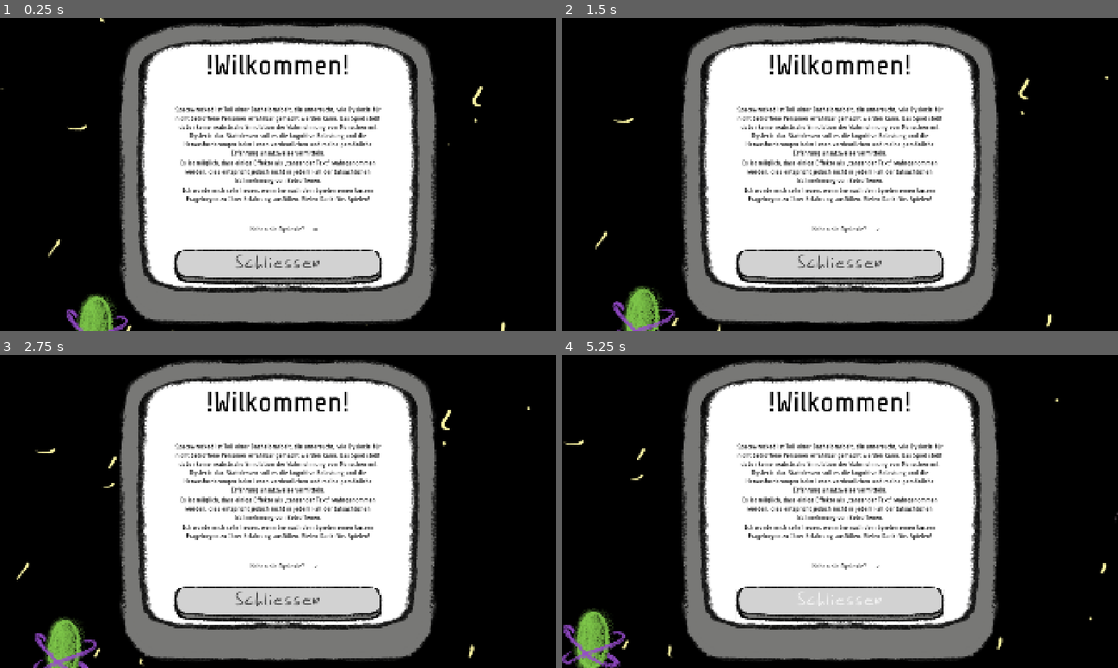
Above: before the commit, frames 1-4 (two rows, left to right).
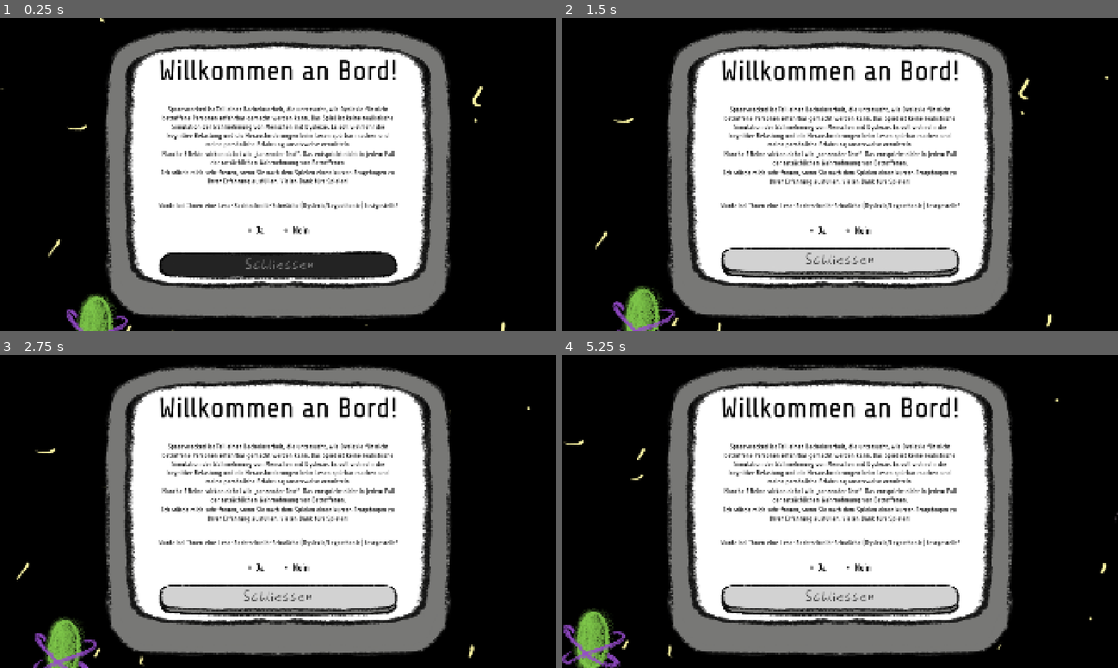
Above: after the commit, the same moments.

Repository: xxPigelxx/spacewrecked
Game: Godot game, scene res://Scenes/Menu/MainMenu.tscn
Two runs of this game, one before a commit and one after it. Both use one fixed random seed, a clock stepped at 60 frames per second and the inputs below. Sound files missing from this copy of the repository are replaced by a short silence.
Inputs (mouse positions are in pixels of both pictures, inside the frame that each line leads up to):
- Up to frame 1 (0.25 s): no input
- Up to frame 2 (1.5 s): click (878, 230) at 0.52 s; click (817, 230) at 1.25 s, where only the run after the commit has a clickable "Ja"
- Up to frame 3 (2.75 s): click (294, 567) at 2 s, where only the run after the commit has a clickable "Nein"
- Up to frame 4 (5.25 s): tap Enter at 2.75 s; move the mouse to (962, 495) at 2.77 s; hold Right (move_right) 2.78-3.5 s; tap F (flash_light) at 2.85 s; click (962, 495) at 2.92 s; drag from (728, 527) to (812, 574) at 3.52 s; move the mouse to (895, 442) at 4.27 s; hold Right (move_right) 4.28-5 s; hold Right mouse button (pour) 4.28-5 s; drag from (812, 574) to (673, 464) at 5.02 s

The runs differ from the first frame. In frame 1, 25% of the frame differs, in the area x 18-82%, y 1-99%; in frame 2, 24%; in frame 3, 24%; in frame 4, 24%.

Commit message:
Track participant dyslexia status separately
Refactor the startup popup's dyslexia question from a single checkbox to mandatory Yes/No buttons. The question must now be answered before the popup can be closed. Track the participant's actual dyslexia status separately from the dyslexia_enabled simulation setting, allowing distinction between the control group (non-dyslexic) and affected participants in results. Export the new `has_dyslexia` field to runs.csv. Also improve welcome text clarity and fix typo ('Wilkommen' → 'Willkommen').

Diff:
--- a/Scenes/Menu/MainMenu.tscn
+++ b/Scenes/Menu/MainMenu.tscn
@@ -13,6 +13,8 @@
 [sub_resource type="StyleBoxTexture" id="StyleBoxTexture_ykvod"]
 texture = ExtResource("3_8saeu")
 region_rect = Rect2(782, 1429, 484, 594)
+
+[sub_resource type="ButtonGroup" id="ButtonGroup_dysfr"]
 
 [node name="MainMenu" type="Control" unique_id=1567821724]
 layout_mode = 3
@@ -171,14 +173,14 @@
 
 [node name="VBoxContainer" type="VBoxContainer" parent="StartUpPopUp/PanelContainer/MarginContainer" unique_id=627972210]
 layout_mode = 2
-theme_override_constants/separation = 70
+theme_override_constants/separation = 50
 
 [node name="Header" type="RichTextLabel" parent="StartUpPopUp/PanelContainer/MarginContainer/VBoxContainer" unique_id=371925994]
 layout_mode = 2
 size_flags_vertical = 0
 theme_override_font_sizes/bold_font_size = 100
 bbcode_enabled = true
-text = "[b]!Wilkommen!
+text = "[b]Willkommen an Bord!
 "
 fit_content = true
 horizontal_alignment = 1
@@ -188,8 +190,8 @@
 layout_mode = 2
 theme_override_colors/default_color = Color(0, 0, 0, 1)
 theme_override_font_sizes/normal_font_size = 24
-text = "Spacewrecked ist Teil einer Bachelorarbeit, die untersucht, wie Dyslexie für nicht betroffene Personen erfahrbar gemacht werden kann. Das Spiel stellt dabei keine realistische Simulation der Wahrnehmung von Menschen mit Dyslexie dar. Stattdessen soll es die kognitive Belastung und die Herausforderungen beim Lesen verdeutlichen und meine persönliche Erfahrung ansatzweise vermitteln.
-Es ist möglich, dass einige Effekte als „tanzender Text“ wahrgenommen werden, dies entspricht jedoch nicht in jedem Fall der tatsächlichen Wahrnehmung von Betroffenen.
+text = "Spacewrecked ist Teil einer Bachelorarbeit, die untersucht, wie Dyslexie für nicht betroffene Personen erfahrbar gemacht werden kann. Das Spiel ist keine realistische Simulation der Wahrnehmung von Menschen mit Dyslexie. Es soll vielmehr die kognitive Belastung und die Herausforderungen beim Lesen spürbar machen und meine persönliche Erfahrung ansatzweise vermitteln.
+Manche Effekte wirken dabei wie „tanzender Text“. Das entspricht nicht in jedem Fall der tatsächlichen Wahrnehmung von Betroffenen.
 Ich würde mich sehr freuen, wenn Sie nach dem Spielen einen kurzen Fragebogen zu Ihrer Erfahrung ausfüllen. Vielen Dank fürs Spielen!"
 fit_content = true
 horizontal_alignment = 1
@@ -197,20 +199,41 @@
 [node name="Label" type="Label" parent="StartUpPopUp/PanelContainer/MarginContainer/VBoxContainer" unique_id=79943676]
 layout_mode = 2
 size_flags_horizontal = 4
-text = "Haben sie Dyslexie? "
-
-[node name="CheckBox" type="CheckBox" parent="StartUpPopUp/PanelContainer/MarginContainer/VBoxContainer/Label" unique_id=92209656]
-layout_mode = 0
-offset_left = 214.0
-offset_top = 3.5
-offset_right = 238.0
-offset_bottom = 27.5
+text = "Wurde bei Ihnen eine Lese-Rechtschreib-Schwäche (Dyslexie/Legasthenie) festgestellt?"
+
+[node name="DysFrage" type="HBoxContainer" parent="StartUpPopUp/PanelContainer/MarginContainer/VBoxContainer" unique_id=92209656]
+layout_mode = 2
+size_flags_horizontal = 4
+theme_override_constants/separation = 60
+
+[node name="JaBt" type="CheckBox" parent="StartUpPopUp/PanelContainer/MarginContainer/VBoxContainer/DysFrage" unique_id=922096561]
+layout_mode = 2
+theme_override_colors/font_color = Color(0, 0, 0, 1)
+theme_override_colors/font_pressed_color = Color(0, 0, 0, 1)
+theme_override_colors/font_hover_color = Color(0, 0, 0, 1)
+theme_override_colors/font_hover_pressed_color = Color(0, 0, 0, 1)
+theme_override_constants/h_separation = 15
+theme_override_font_sizes/font_size = 32
+button_group = SubResource("ButtonGroup_dysfr")
+text = "Ja"
+
+[node name="NeinBt" type="CheckBox" parent="StartUpPopUp/PanelContainer/MarginContainer/VBoxContainer/DysFrage" unique_id=922096562]
+layout_mode = 2
+theme_override_colors/font_color = Color(0, 0, 0, 1)
+theme_override_colors/font_pressed_color = Color(0, 0, 0, 1)
+theme_override_colors/font_hover_color = Color(0, 0, 0, 1)
+theme_override_colors/font_hover_pressed_color = Color(0, 0, 0, 1)
+theme_override_constants/h_separation = 15
+theme_override_font_sizes/font_size = 32
+button_group = SubResource("ButtonGroup_dysfr")
+text = "Nein"
 
 [node name="ClosePopUpBt" type="Button" parent="StartUpPopUp/PanelContainer/MarginContainer/VBoxContainer" unique_id=974581839]
 layout_mode = 2
 size_flags_vertical = 6
 theme = ExtResource("3_df05h")
-theme_override_font_sizes/font_size = 75
+theme_override_font_sizes/font_size = 60
+disabled = true
 text = "Schliessen"
 script = ExtResource("4_ghw46")
 
@@ -220,5 +243,6 @@
 [connection signal="pressed" from="main/ExitBt" to="." method="_on_exit_bt_pressed"]
 [connection signal="pressed" from="credits/BackBt" to="." method="_on_credit_bt_pressed"]
 [connection signal="pressed" from="Options/BackBt" to="." method="_on_options_bt_pressed"]
-[connection signal="toggled" from="StartUpPopUp/PanelContainer/MarginContainer/VBoxContainer/Label/CheckBox" to="." method="_on_check_box_toggled"]
+[connection signal="pressed" from="StartUpPopUp/PanelContainer/MarginContainer/VBoxContainer/DysFrage/JaBt" to="." method="_on_ja_bt_pressed"]
+[connection signal="pressed" from="StartUpPopUp/PanelContainer/MarginContainer/VBoxContainer/DysFrage/NeinBt" to="." method="_on_nein_bt_pressed"]
 [connection signal="pressed" from="StartUpPopUp/PanelContainer/MarginContainer/VBoxContainer/ClosePopUpBt" to="." method="_on_close_pop_up_bt_pressed"]
--- a/script/GameManager.gd
+++ b/script/GameManager.gd
@@ -86,6 +86,11 @@
 ## jeden Teilnehmer wird das Spiel neu gestartet). Kann vor dem Lauf manuell
 ## ueberschrieben werden (z. B. spaeter ueber ein Eingabefeld).
 var participant_id := ""
+## Antwort aus dem Startup-Popup ("Wurde bei Ihnen eine Lese-Rechtschreib-Schwaeche
+## festgestellt?"). Wird pro App-Start einmal gesetzt und mit jeder Run-Zeile
+## exportiert, damit dyslexia_enabled=false eindeutig interpretierbar bleibt
+## (Kontrollgruppe vs. betroffene Person). Absichtlich NICHT in reset_game().
+var participant_has_dyslexia := false
 var _run_index := 0                            ## Laufnummer innerhalb dieser Sitzung
 var _run_id := ""                              ## eindeutig pro Lauf, verknuepft runs.csv & tasks.csv
 
@@ -286,6 +291,7 @@
 		"time_used": run_duration - time_left,
 		"dyslexia_enabled": dyslexia_enabled,
 		"stress_from_health": stress_from_health,
+		"has_dyslexia": participant_has_dyslexia,
 		"log": _run_log.duplicate(),
 	}
 	# ResultsExporter (Autoload) lauscht auf run_finished und schreibt die CSVs.
--- a/script/main_menu.gd
+++ b/script/main_menu.gd
@@ -3,6 +3,7 @@
 @onready var credits: VBoxContainer = $credits
 @onready var options: VBoxContainer = $Options
 @onready var start_up_pop_up: MarginContainer = $StartUpPopUp
+@onready var close_pop_up_bt: Button = $StartUpPopUp/PanelContainer/MarginContainer/VBoxContainer/ClosePopUpBt
 
 
 func _ready() -> void:
@@ -33,6 +34,15 @@
 	main.visible = true
 
 
-func _on_check_box_toggled(toggled_on: bool) -> void:
-	print(toggled_on)
-	GameState.dyslexia_enabled = not toggled_on
+## Pflichtfrage im Startup-Popup: erst nach Ja/Nein laesst sich das Popup schliessen.
+## "Ja" (Dyslexie vorhanden) schaltet die Simulation ab; die Antwort selbst wird
+## in GameState gespeichert und landet als eigene Spalte in der Run-Zeile im Sheet.
+func _on_ja_bt_pressed() -> void:
+	GameState.participant_has_dyslexia = true
+	GameState.dyslexia_enabled = false
+	close_pop_up_bt.disabled = false
+
+func _on_nein_bt_pressed() -> void:
+	GameState.participant_has_dyslexia = false
+	GameState.dyslexia_enabled = true
+	close_pop_up_bt.disabled = false
--- a/script/results_exporter.gd
+++ b/script/results_exporter.gd
@@ -44,6 +44,7 @@
 		"participant_id": results.get("participant_id", ""),
 		"dyslexia_enabled": results.get("dyslexia_enabled", false),
 		"stress_from_health": results.get("stress_from_health", false),
+		"has_dyslexia": results.get("has_dyslexia", false),
 		"run_duration_s": _round2(results.get("run_duration", 0.0)),
 		"time_used_s": _round2(results.get("time_used", 0.0)),
 		"malfunctions_solved": results.get("malfunctions_solved", 0),
